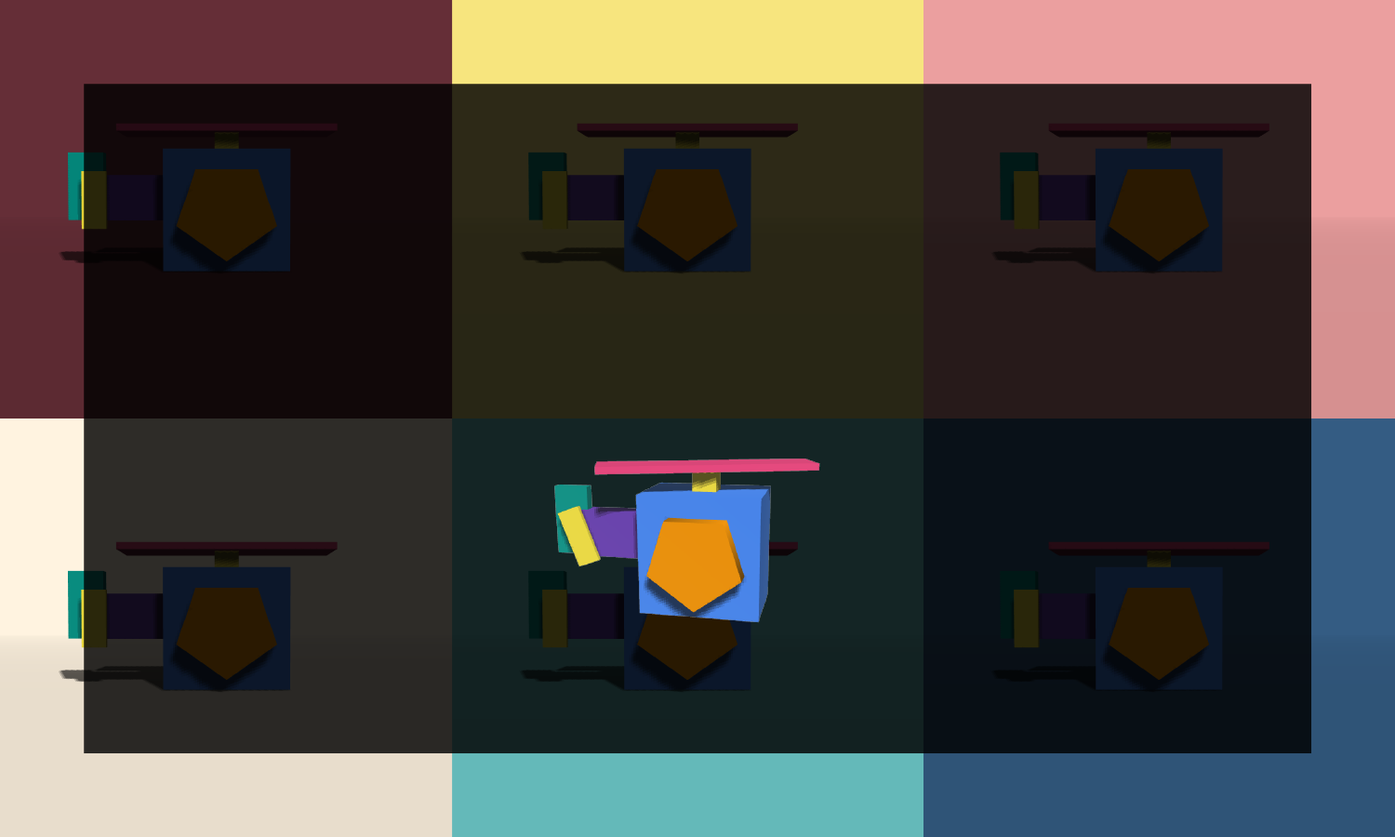
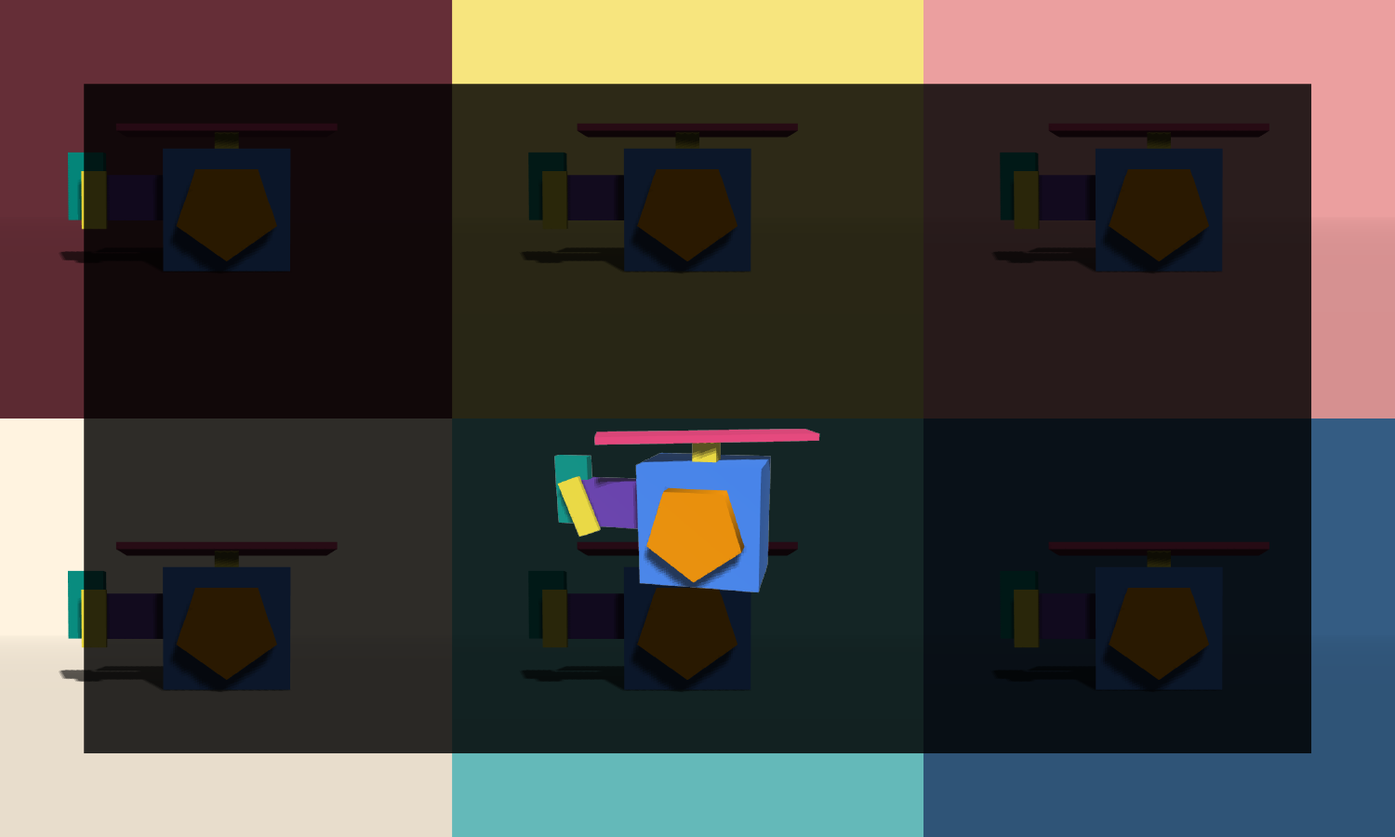
Layer changes from the first 1395 × 837 image to the second:
added layer "向量圖智慧型物件" (1st of 4) above "向量圖智慧型物件" over (554, 428, 821, 624)
hid "向量圖智慧型物件" (2nd of 4) over (554, 428, 821, 624)
